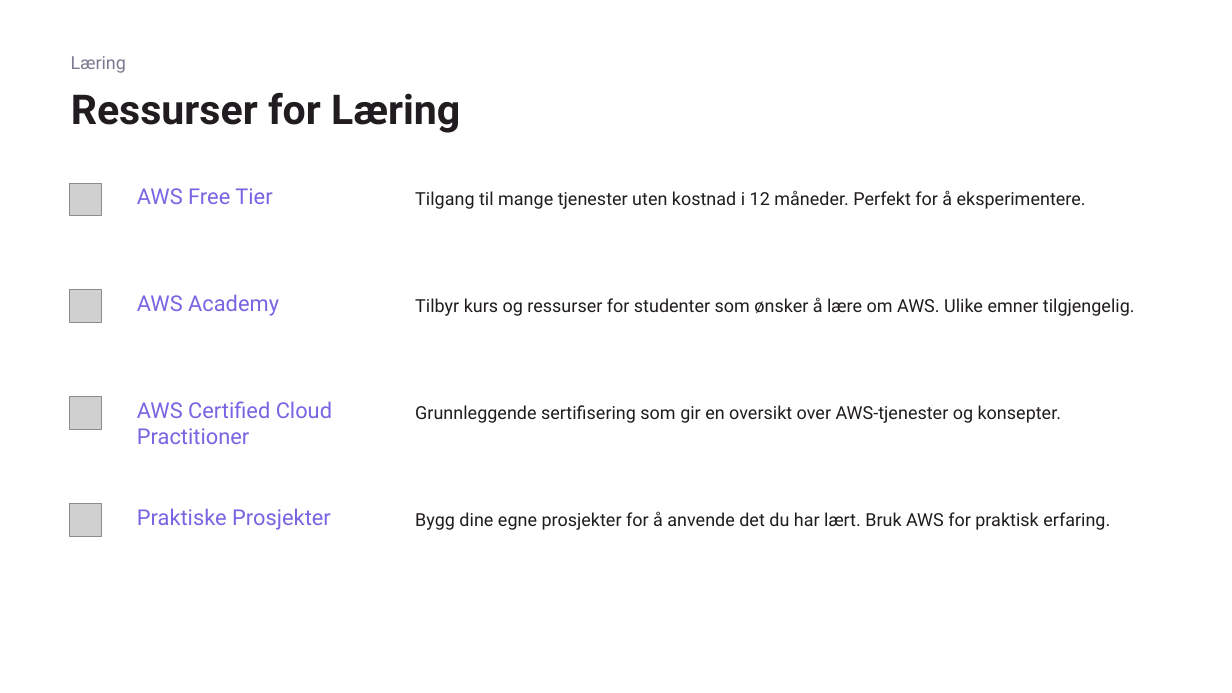
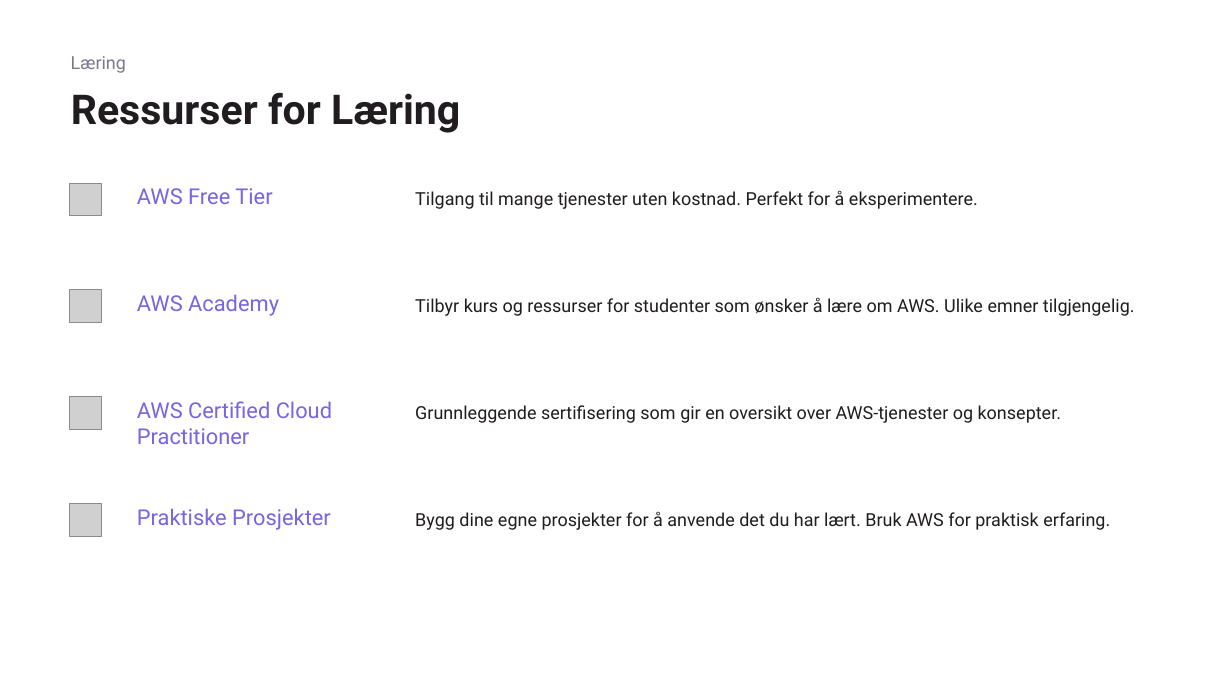
Before and after one commit to Flaatten/cloud-2026, a slide deck: slide 16 of uke_2/slides/intro-aws.pptx. Drawn at 1232x693 pixels with LibreOffice and Linux fonts; fonts in the diff are those of the drawing; grey boxes stand for pictures. Boxes give left, top, right and bottom in pixels: in the first picture for what was removed or moved away, otherwise in the second. Text is boxed around its words. In the diff, an @@ line names an element or a change of style, - is before the commit and + after.

```diff
--- a/uke_2/slides/intro-aws.pptx
+++ b/uke_2/slides/intro-aws.pptx
@@ text at <box>415,190,978,209</box>: text changed @@
-Tilgang til mange tjenester uten kostnad i 12 måneder. Perfekt for å eksperimentere.
+Tilgang til mange tjenester uten kostnad. Perfekt for å eksperimentere.
```
Also in this commit, not shown: 2 other files.
